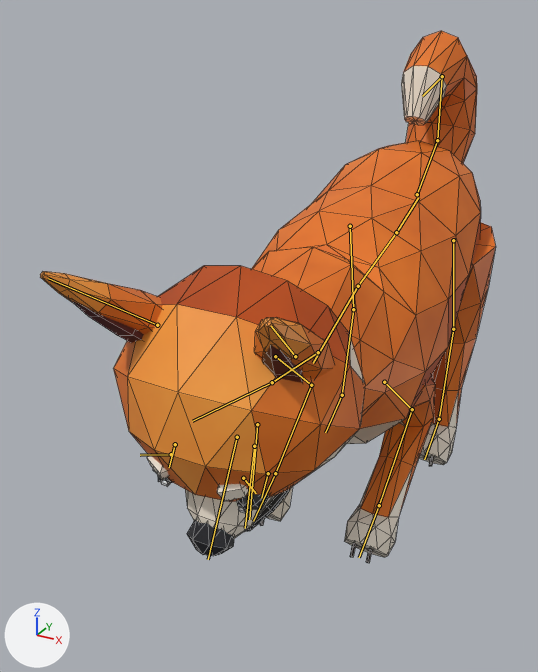
Two versions of the Blender file cozy_shiba_inu.blend, one commit apart.
Both versions are drawn from a camera (50 mm lens) standing at (0.433, -1.109, 0.823) and looking at (-0.101, -0.138, 0.337). Lighting does not change. The marker at lower left points along +X, +Y and +Z. The first picture is the older version. Both versions are drawn at frame 15 of the action 'Pickup_Drop_Ball'; the numbers are the values there. The bones that change, and the others that lie on the model, are drawn over the model as lines. Mesh edges are drawn as thin lines.

Objects in the first picture: 'Shiba_Mesh'.
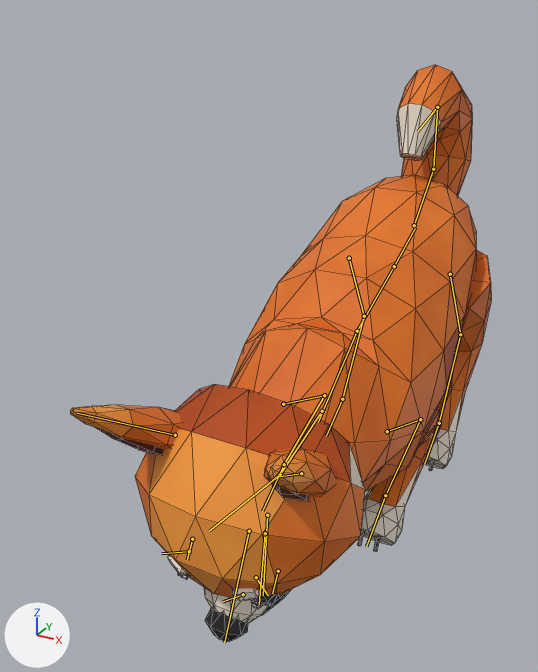
Changed parts and their boxes (x1, y1, x2, y2) in the pictures (538 x 672 px):
'Shiba_Mesh', posed (8% narrower, 9% taller): before (40, 31, 496, 563); after (70, 64, 491, 642)
bone 'Hips', root to tip: before (396, 232) to (418, 197); after (394, 266) to (415, 227)
bone 'Spine', root to tip: before (396, 232) to (358, 286); after (394, 266) to (357, 331)
bone 'Chest', root to tip: before (358, 286) to (313, 363); after (357, 331) to (318, 422)
bone 'Neck', root to tip: before (318, 352) to (272, 382); after (322, 411) to (280, 474)
bone 'Head', root to tip: before (272, 382) to (192, 421); after (280, 474) to (209, 531)
bone 'Jaw', root to tip: before (257, 424) to (249, 519); after (267, 515) to (263, 595)
bone 'Leg_Front_Upper.L', root to tip: before (384, 382) to (412, 409); after (387, 431) to (420, 419)
bone 'Leg_Front_Lower.L', root to tip: before (412, 409) to (379, 505); after (420, 419) to (385, 495)
bone 'Paw_Front.L', root to tip: before (379, 505) to (359, 557); after (385, 495) to (366, 546)
bone 'Leg_Front_Upper.R', root to tip: before (275, 356) to (311, 385); after (283, 404) to (324, 395)
bone 'Leg_Front_Lower.R', root to tip: before (311, 385) to (275, 473); after (324, 395) to (284, 464)
bone 'Paw_Front.R', root to tip: before (275, 473) to (253, 521); after (284, 464) to (262, 511)
bone 'Leg_Back_Upper.L', root to tip: before (453, 240) to (453, 329); after (450, 274) to (460, 334)
bone 'Leg_Back_Lower.L', root to tip: before (453, 329) to (439, 419); after (460, 334) to (439, 423)
bone 'Paw_Back.L', root to tip: before (439, 419) to (424, 459); after (439, 423) to (424, 464)
bone 'Leg_Back_Upper.R', root to tip: before (350, 226) to (353, 309); after (349, 258) to (364, 316)
bone 'Leg_Back_Lower.R', root to tip: before (353, 309) to (342, 395); after (364, 316) to (342, 399)
bone 'Paw_Back.R', root to tip: before (342, 395) to (325, 432); after (342, 399) to (326, 436)

The change in detail:
Bone 'Hips' (bone_hips) moves from (0.0, 0.002, 0.01) to (0.0, -0.009, -0.054).
Bone 'Hips' (bone_hips) turns from (10, 0, 0) to (13, 0, 0) degrees about its own x, y and z.
Bone 'Spine' (bone_spine) turns from (12, 0, 0) to (15, 0, 0) degrees about its own x, y and z.
Bone 'Chest' (bone_chest) turns from (10, 0, 0) to (16, 0, 0) degrees about its own x, y and z.
Bone 'Neck' (bone_neck) turns from (24, 0, 0) to (32, 0, 0) degrees about its own x, y and z.
Bone 'Head' (bone_head) turns from (2, 0, 0) to (-16, 0, 0) degrees about its own x, y and z.
Bone 'Jaw' (bone_jaw) turns from (14, 0, 0) to (16, 0, 0) degrees about its own x, y and z.
Bone 'Leg_Front_Upper.L' (bone_leg_front_upper_l) turns from (13, 0, 0) to (19, 0, 0) degrees about its own x, y and z.
Bone 'Leg_Front_Lower.L' (bone_leg_front_lower_l) turns from (-90, 0, 0) to (-127, 0, 0) degrees about its own x, y and z.
Bone 'Paw_Front.L' (bone_paw_front_l) turns from (45, 0, 0) to (63, 0, 0) degrees about its own x, y and z.
Bone 'Leg_Front_Upper.R' (bone_leg_front_upper_r) turns from (13, 0, 0) to (19, 0, 0) degrees about its own x, y and z.
Bone 'Leg_Front_Lower.R' (bone_leg_front_lower_r) turns from (-90, 0, 0) to (-127, 0, 0) degrees about its own x, y and z.
Bone 'Paw_Front.R' (bone_paw_front_r) turns from (45, 0, 0) to (63, 0, 0) degrees about its own x, y and z.
Bone 'Leg_Back_Upper.L' (bone_leg_back_upper_l) turns from (-10, 0, 0) to (7, 0, 0) degrees about its own x, y and z.
Bone 'Leg_Back_Lower.L' (bone_leg_back_lower_l) turns from (0, 0, 0) to (-39, 0, 0) degrees about its own x, y and z.
Bone 'Paw_Back.L' (bone_paw_back_l) turns from (0, 0, 0) to (20, 0, 0) degrees about its own x, y and z.
Bone 'Leg_Back_Upper.R' (bone_leg_back_upper_r) turns from (-10, 0, 0) to (7, 0, 0) degrees about its own x, y and z.
Bone 'Leg_Back_Lower.R' (bone_leg_back_lower_r) turns from (0, 0, 0) to (-39, 0, 0) degrees about its own x, y and z.
Bone 'Paw_Back.R' (bone_paw_back_r) turns from (0, 0, 0) to (20, 0, 0) degrees about its own x, y and z.
